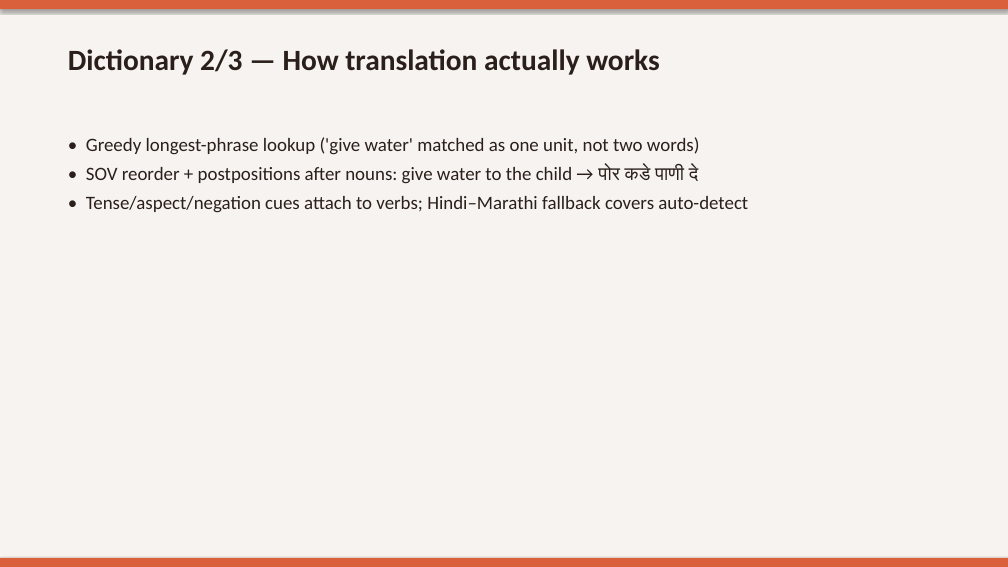
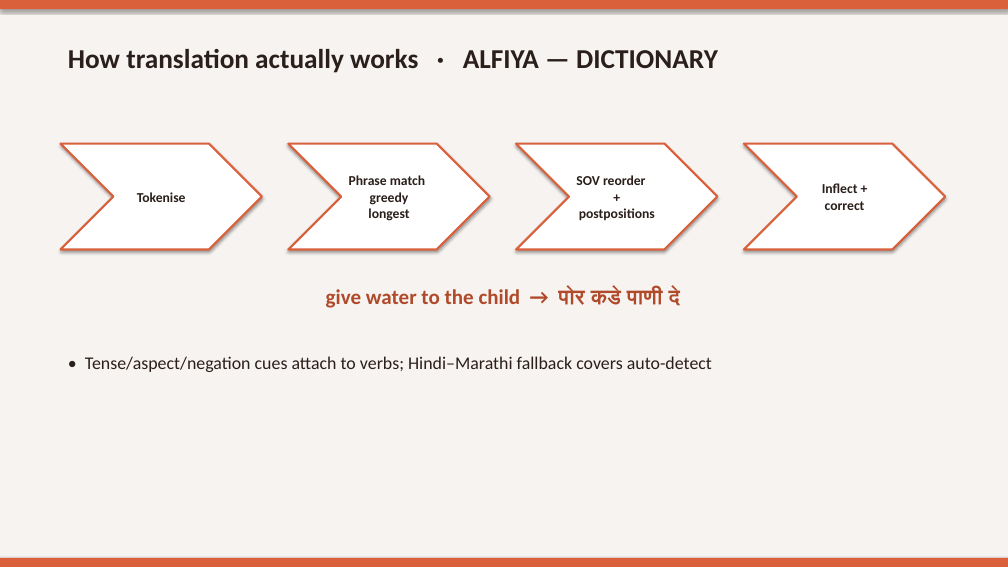
Before and after one commit to sumaiyaaa08/WARLI_TRANSLATOR, a slide deck: slide 10 of report/Warli_Vaani_Presentation.pptx. Drawn at 1008x567 pixels with LibreOffice and Linux fonts; fonts in the diff are those of the drawing. Boxes give left, top, right and bottom in pixels: in the first picture for what was removed or moved away, otherwise in the second. Text is boxed around its words. In the diff, an @@ line names an element or a change of style, - is before the commit and + after.

Commit message:
Presentation: 17 pro slides with diagrams + corrected roles

```diff
--- a/report/Warli_Vaani_Presentation.pptx
+++ b/report/Warli_Vaani_Presentation.pptx
@@ text at <box>68,49,718,73</box>: text changed; size 28 to 26 pt @@
-Dictionary 2/3 — How translation actually works
+How translation actually works · ALFIYA — DICTIONARY
@@ chevron added at <box>60,144,262,250</box>, fill #FFFFFF, outline #D9603B 2 pt, 13 pt, text #2A1F1A, bold @@
+Tokenise
@@ chevron added at <box>288,144,489,250</box>, fill #FFFFFF, outline #D9603B 2 pt, 13 pt, text #2A1F1A, bold @@
+Phrase match
+greedy longest
@@ chevron added at <box>516,144,717,250</box>, fill #FFFFFF, outline #D9603B 2 pt, 13 pt, text #2A1F1A, bold @@
+SOV reorder
++ postpositions
@@ chevron added at <box>744,144,945,250</box>, fill #FFFFFF, outline #D9603B 2 pt, 13 pt, text #2A1F1A, bold @@
+Inflect + correct
@@ text at <box>326,288,680,308</box>: text changed; size 18 to 20 pt; text colour #2A1F1A to #B04A2A; bold on @@
-• Greedy longest-phrase lookup ('give water' matched as one unit, not two words)
-• SOV reorder + postpositions after nouns: give water to the child → पोर कडे पाणी दे
-• Tense/aspect/negation cues attach to verbs; Hindi–Marathi fallback covers auto-detect
+give water to the child → पोर कडे पाणी दे
@@ text added at <box>85,356,712,372</box>, 17 pt, text #2A1F1A @@
+• Tense/aspect/negation cues attach to verbs; Hindi–Marathi fallback covers auto-detect
```
Also in this commit, not shown: 13 other slides changed, 2 slides added, 2 slides removed.
